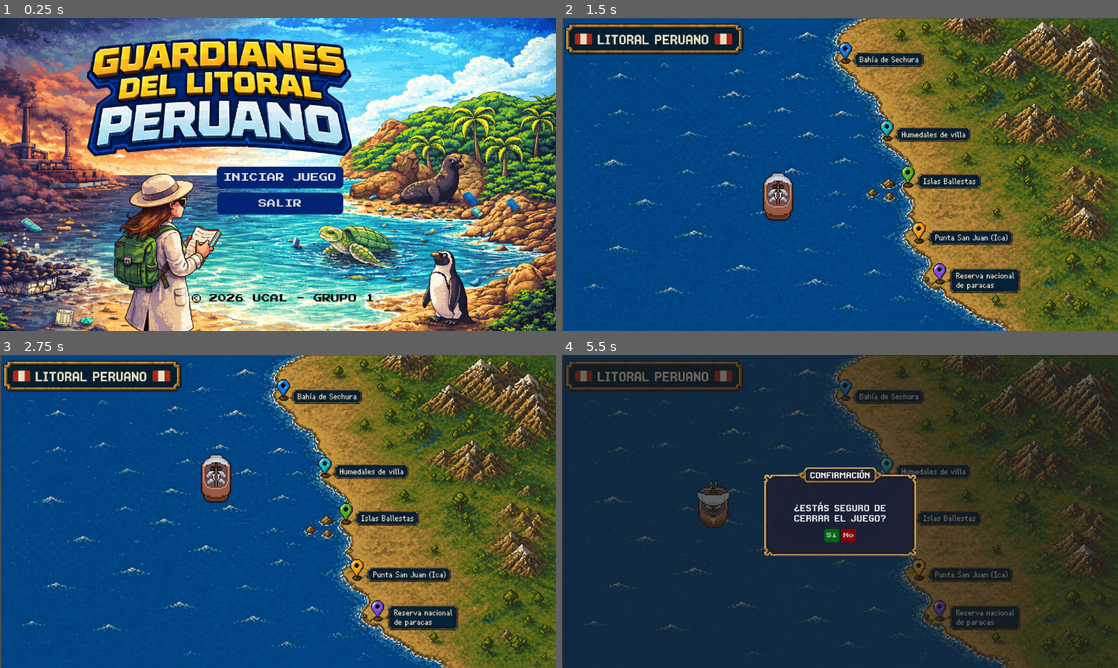
Above: before the commit, frames 1-4 (two rows, left to right).
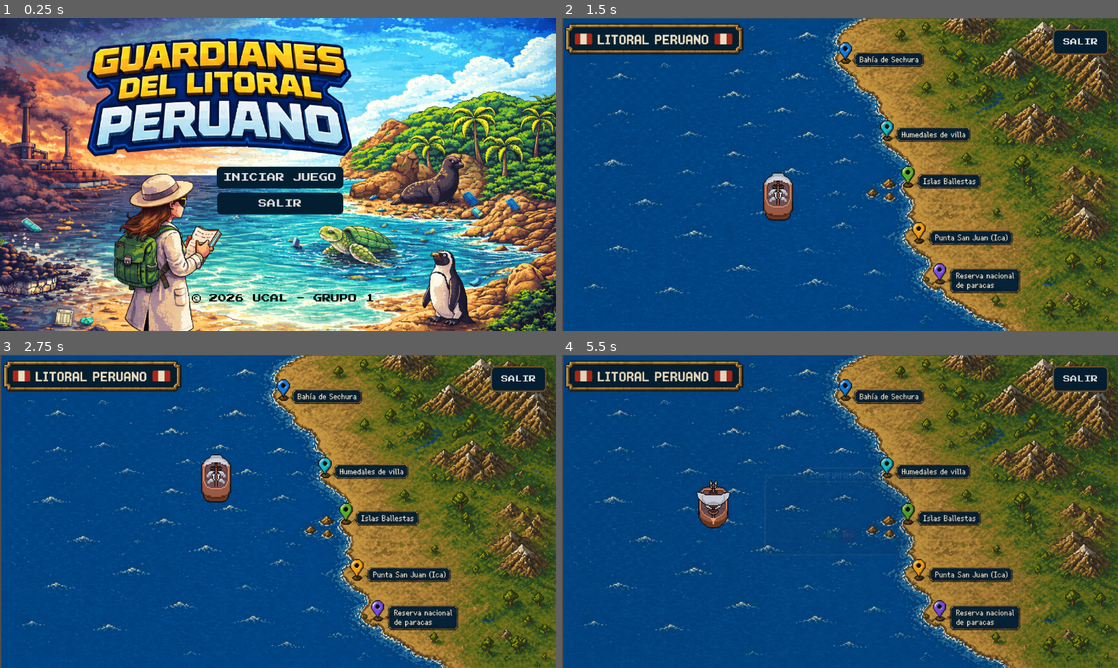
Above: after the commit, the same moments.

Repository: ucal-systems-engineering-1st/guardianes-del-litoral
Game: Godot game, scene res://control.tscn
The game is run twice, just before and just after one commit, with the same random seed, the same clock (stepped at 60 frames per second) and the same inputs.
Inputs (mouse positions are in pixels of both pictures, inside the frame that each line leads up to):
- Up to frame 1 (0.25 s): no input
- Up to frame 2 (1.5 s): click "INICIAR JUEGO" at 0.5 s; tap Enter at 1.25 s; move the mouse to (812, 237) at 1.27 s; hold Up (ui_up) from 1.28 s (still down); click (812, 237) at 1.35 s
- Up to frame 3 (2.75 s): keep holding Up (ui_up); move the mouse to (444, 558) at 2.02 s; click (444, 558) at 2.1 s
- Up to frame 4 (5.5 s): move the mouse to (673, 464) at 2.77 s; release Up (ui_up) at 2.78 s; hold Left (ui_left) 2.78-4.28 s; click (673, 464) at 2.85 s; move the mouse to (867, 511) at 3.52 s; click (867, 511) at 3.6 s; move the mouse to (756, 433) at 4.27 s; hold Down (ui_down) 4.28-5 s; click (756, 433) at 4.35 s; tap Escape at 4.9 s; click "Sí" at 5 s

The runs differ from the first frame. In frame 1, 2.9% of the frame differs, in the area x 39-62%, y 47-63%; in frame 2, 0.8%; in frame 3, 0.8%; in frame 4, 91%, in the area x 0-100%, y 0-100%.

Commit message:
fix: some esc issues

Diff:
--- a/Scenes/Modals/exit_modal.gd
+++ b/Scenes/Modals/exit_modal.gd
@@ -3,7 +3,7 @@
 @onready var confirm_btn = $Panel/Contenedor/ConfirmBtn
 @onready var exit_btn = $Panel/Contenedor/ExitBtn
 @onready var panel = $Panel
-@onready var audio = $Pause  # ← agrega este nodo
+@onready var audio = $Pause
 
 func _ready():
 	visible = false
@@ -12,40 +12,50 @@
 	confirm_btn.pressed.connect(_on_si_pressed)
 	exit_btn.pressed.connect(_on_no_pressed)
 
-func _input(event):
-	if event is InputEventKey:
-		if event.keycode == KEY_ESCAPE and event.pressed:
-			if not visible:
-				_fade_in()
-			else:
-				_fade_out()
+# ESTA FUNCIÓN SE CONECTA DESDE SalirBtn -> pressed()
+func _on_salir_btn_pressed():
+	if not visible:
+		_fade_in()
+	else:
+		_fade_out()
 
 func _fade_in():
 	visible = true
 	get_tree().paused = true
-	audio.play()  # ← suena al pausar
+
+	audio.play()
+
 	panel.modulate.a = 0.0
+
 	var tween = create_tween()
+
 	tween.tween_property(panel, "modulate:a", 1.0, 0.3)\
 		.set_ease(Tween.EASE_OUT)\
 		.set_trans(Tween.TRANS_LINEAR)
 
 func _fade_out():
 	var tween = create_tween()
+
 	tween.tween_property(panel, "modulate:a", 0.0, 0.3)\
 		.set_ease(Tween.EASE_IN)\
 		.set_trans(Tween.TRANS_LINEAR)
+
 	await tween.finished
+
 	visible = false
 	get_tree().paused = false
 
 func _on_si_pressed():
 	get_tree().paused = false
+
 	var tween = create_tween()
+
 	tween.tween_property(panel, "modulate:a", 0.0, 0.5)\
 		.set_ease(Tween.EASE_IN)\
 		.set_trans(Tween.TRANS_LINEAR)
+
 	await tween.finished
+
 	get_tree().change_scene_to_file("res://control.tscn")
 
 func _on_no_pressed():
--- a/Scenes/Modals/generic_modal.gd
+++ b/Scenes/Modals/generic_modal.gd
@@ -16,7 +16,7 @@
 	exit_btn.pressed.connect(_on_no_pressed)
 
 func mostrar(nombre_objeto: String, callback = null):
-	label.text = "¿Deseas explorar %s?" % nombre_objeto
+	label.text = "¿DESEAS EXPLORAR: %s?" % nombre_objeto
 	accion_callback = callback
 	_fade_in()
 
--- a/Scenes/Rooms/islas_ballestas.gd
+++ b/Scenes/Rooms/islas_ballestas.gd
@@ -1,6 +1,6 @@
 extends Area2D
 
-@export var nombre_lugar: String = "Islas Ballestas"
+@export var nombre_lugar: String = "ISLAS BALLESTAS"
 
 func _ready():
 	body_entered.connect(_on_enter)
--- a/Scenes/Rooms/paracas.gd
+++ b/Scenes/Rooms/paracas.gd
@@ -1,6 +1,6 @@
 extends Area2D
 
-@export var nombre_lugar: String = "Reserva nacional de Paracas"
+@export var nombre_lugar: String = "RESERVA NACIONAL DE PARACAS"
 
 func _ready():
 	body_entered.connect(_on_enter)
--- a/Scenes/Rooms/san_juan.gd
+++ b/Scenes/Rooms/san_juan.gd
@@ -1,6 +1,6 @@
 extends Area2D
 
-@export var nombre_lugar: String = "Punta San Juan"
+@export var nombre_lugar: String = "PUNTA SAN JUAN"
 
 func _ready():
 	body_entered.connect(_on_enter)
--- a/Scenes/Rooms/sea.tscn
+++ b/Scenes/Rooms/sea.tscn
@@ -11,6 +11,7 @@
 [ext_resource type="Script" uid="uid://cap1lmrvyqqsh" path="res://Scenes/Rooms/villa.gd" id="9_y3aj6"]
 [ext_resource type="Script" uid="uid://e7veji7tyr1r" path="res://Scenes/Rooms/islas_ballestas.gd" id="10_tcafm"]
 [ext_resource type="PackedScene" uid="uid://d1ghfaua5fpe2" path="res://Scenes/Modals/generic_modal.tscn" id="11_nha1c"]
+[ext_resource type="FontFile" uid="uid://b332fbutohcui" path="res://Fonts/PressStart2P-Regular.ttf" id="12_y3aj6"]
 
 [sub_resource type="AtlasTexture" id="AtlasTexture_qf70t"]
 atlas = ExtResource("2_7ur65")
@@ -50,6 +51,56 @@
 [sub_resource type="CircleShape2D" id="CircleShape2D_8huyp"]
 radius = 37.01351
 
+[sub_resource type="StyleBoxFlat" id="StyleBoxFlat_tcafm"]
+content_margin_left = 4.0
+content_margin_top = 4.0
+content_margin_right = 4.0
+content_margin_bottom = 4.0
+bg_color = Color(0.011764706, 0.11764706, 0.19215687, 1)
+border_width_left = 3
+border_width_top = 3
+border_width_right = 3
+border_width_bottom = 3
+border_color = Color(0.4509804, 0.3137255, 0.1254902, 1)
+corner_radius_top_left = 10
+corner_radius_top_right = 10
+corner_radius_bottom_right = 10
+corner_radius_bottom_left = 10
+
+[sub_resource type="StyleBoxFlat" id="StyleBoxFlat_ge86e"]
+content_margin_left = 4.0
+content_margin_top = 4.0
+content_margin_right = 4.0
+content_margin_bottom = 4.0
+bg_color = Color(0.011764706, 0.11764706, 0.19215687, 1)
+border_width_left = 3
+border_width_top = 3
+border_width_right = 3
+border_width_bottom = 3
+border_color = Color(0.4509804, 0.3137255, 0.1254902, 1)
+corner_radius_top_left = 10
+corner_radius_top_right = 10
+corner_radius_bottom_right = 10
+corner_radius_bottom_left = 10
+corner_detail = 5
+
+[sub_resource type="StyleBoxFlat" id="StyleBoxFlat_y3aj6"]
+content_margin_left = 4.0
+content_margin_top = 4.0
+content_margin_right = 4.0
+content_margin_bottom = 4.0
+bg_color = Color(0.011764706, 0.11764706, 0.19215687, 0.8901961)
+border_width_left = 3
+border_width_top = 3
+border_width_right = 3
+border_width_bottom = 3
+border_color = Color(0.4509804, 0.3137255, 0.1254902, 1)
+corner_radius_top_left = 10
+corner_radius_top_right = 10
+corner_radius_bottom_right = 10
+corner_radius_bottom_left = 10
+corner_detail = 5
+
 [node name="Sea" type="Node2D" unique_id=1723245433]
 script = ExtResource("1_qf70t")
 
@@ -121,15 +172,29 @@
 script = ExtResource("9_y3aj6")
 
 [node name="CollisionShape2D" type="CollisionShape2D" parent="Villa" unique_id=1974844040]
-position = Vector2(716, 249)
+position = Vector2(740, 259)
 shape = SubResource("CircleShape2D_8huyp")
 
 [node name="Islas Ballestas" type="Area2D" parent="." unique_id=1342539118]
 script = ExtResource("10_tcafm")
 
 [node name="CollisionShape2D" type="CollisionShape2D" parent="Islas Ballestas" unique_id=499072554]
-position = Vector2(768, 366)
+position = Vector2(790, 370)
 shape = SubResource("CircleShape2D_8huyp")
 
 [node name="generic_modal" parent="." unique_id=142407682 instance=ExtResource("11_nha1c")]
 visible = false
+
+[node name="SalirBtn" type="Button" parent="." unique_id=337717589]
+texture_filter = 1
+offset_left = 1130.0
+offset_top = 26.0
+offset_right = 1258.0
+offset_bottom = 85.0
+theme_override_fonts/font = ExtResource("12_y3aj6")
+theme_override_styles/normal = SubResource("StyleBoxFlat_tcafm")
+theme_override_styles/pressed = SubResource("StyleBoxFlat_ge86e")
+theme_override_styles/hover = SubResource("StyleBoxFlat_y3aj6")
+text = "SALIR"
+
+[connection signal="pressed" from="SalirBtn" to="exit_modal" method="_on_salir_btn_pressed"]
--- a/Scenes/Rooms/sechura.gd
+++ b/Scenes/Rooms/sechura.gd
@@ -1,6 +1,6 @@
 extends Area2D
 
-@export var nombre_lugar: String = "Bahía de Sechura"
+@export var nombre_lugar: String = "BAHÍA DE SECHURA"
 
 func _ready():
 	body_entered.connect(_on_enter)
--- a/Scenes/Rooms/villa.gd
+++ b/Scenes/Rooms/villa.gd
@@ -1,6 +1,6 @@
 extends Area2D
 
-@export var nombre_lugar: String = "Humedales de Villa"
+@export var nombre_lugar: String = "HUMEDALES DE VILLA"
 
 func _ready():
 	body_entered.connect(_on_enter)
--- a/Scripts/Player/shipController.gd
+++ b/Scripts/Player/shipController.gd
@@ -56,6 +56,11 @@
 # INPUT MOUSE
 func handle_mouse_input():
 	if Input.is_action_just_pressed("mouse_left"):
+
+		# IGNORA CLICKS EN UI
+		if get_viewport().gui_get_hovered_control() != null:
+			return
+
 		target_position = get_global_mouse_position()
 		using_mouse = true
 
--- a/control.tscn
+++ b/control.tscn
@@ -7,7 +7,7 @@
 [ext_resource type="AudioStream" uid="uid://dsjlrk1n0ijn6" path="res://Music/Mareas de Sal.mp3" id="3_qtu10"]
 
 [sub_resource type="StyleBoxFlat" id="StyleBoxFlat_62e2m"]
-bg_color = Color(0.007843138, 0.13725491, 0.4509804, 1)
+bg_color = Color(0.011764706, 0.11764706, 0.19215687, 1)
 corner_radius_top_left = 10
 corner_radius_top_right = 10
 corner_radius_bottom_right = 10
@@ -18,7 +18,7 @@
 expand_margin_bottom = 15.0
 
 [sub_resource type="StyleBoxFlat" id="StyleBoxFlat_0fbet"]
-bg_color = Color(0.007843138, 0.13725491, 0.4509804, 0.8745098)
+bg_color = Color(0.011764706, 0.11764706, 0.19215687, 1)
 corner_radius_top_left = 10
 corner_radius_top_right = 10
 corner_radius_bottom_right = 10
@@ -29,7 +29,7 @@
 expand_margin_bottom = 15.0
 
 [sub_resource type="StyleBoxFlat" id="StyleBoxFlat_qtu10"]
-bg_color = Color(0.007843138, 0.13725491, 0.4509804, 0.9411765)
+bg_color = Color(0.011764706, 0.11764706, 0.19215687, 0.9411765)
 corner_radius_top_left = 10
 corner_radius_top_right = 10
 corner_radius_bottom_right = 10
